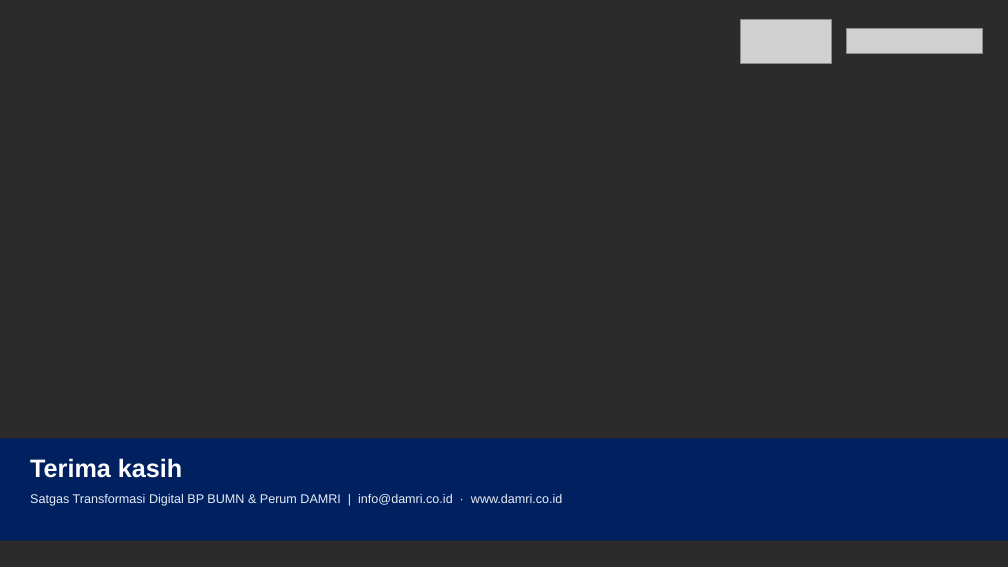
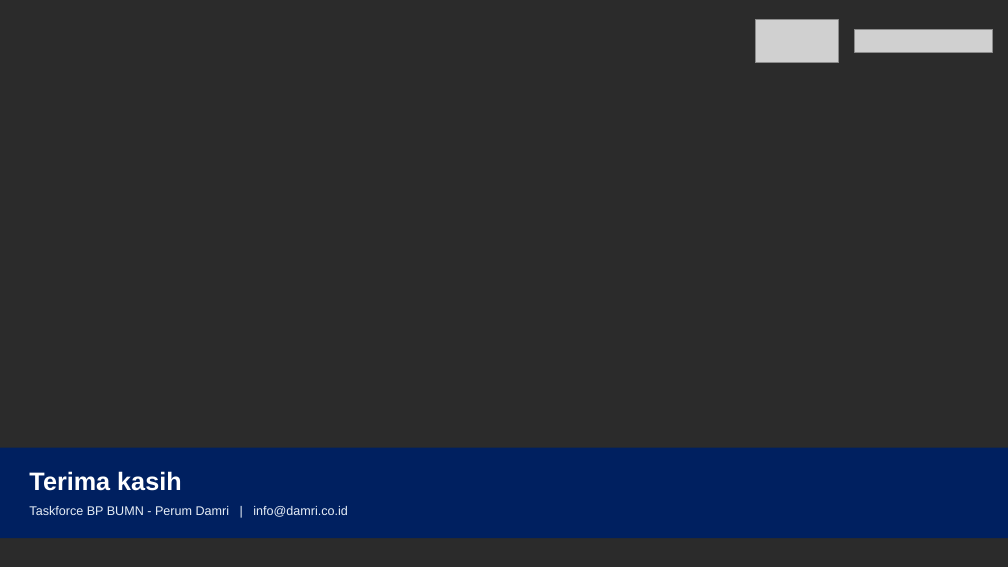
Before and after one commit to putawararevalda/bumn-report-formatter, a slide deck: slide 7 of examples/BUMN_Sample_Transformation_Deck.pptx (slide 13 before the commit). Drawn at 1008x567 pixels with LibreOffice and Linux fonts; fonts in the diff are those of the drawing; grey boxes stand for pictures; background and template pictures are left out; a plain dark background stands for a picture behind light text. Boxes give left, top, right and bottom in pixels: in the first picture for what was removed or moved away, otherwise in the second. Text is boxed around its words. In the diff, an @@ line names an element or a change of style, - is before the commit and + after.

Commit message:
refactor: align strictly with BUMN 7-slide templates and confidential footer

```diff
--- a/examples/BUMN_Sample_Transformation_Deck.pptx
+++ b/examples/BUMN_Sample_Transformation_Deck.pptx
@@ picture: place and size @@
-picture at box(741, 20, 832, 64)
+picture at box(755, 20, 839, 63)
@@ picture: place and size @@
-picture at box(847, 29, 983, 53)
+picture at box(854, 29, 993, 52)
@@ rectangle: place and size @@
-rectangle at box(0, 439, 1008, 541)
+rectangle at box(0, 448, 1008, 538)
@@ text "Terima kasih": place and size @@
-text "Terima kasih" at box(30, 458, 182, 478)
+text "Terima kasih" at box(29, 471, 181, 491)
@@ text at box(29, 506, 348, 517): text changed @@
-Satgas Transformasi Digital BP BUMN & Perum DAMRI | info@damri.co.id · www.damri.co.id
+Taskforce BP BUMN - Perum Damri | info@damri.co.id
```
Also in this commit, not shown: 2 other slides changed, 4 slides added, 10 slides removed, 6 other files.
